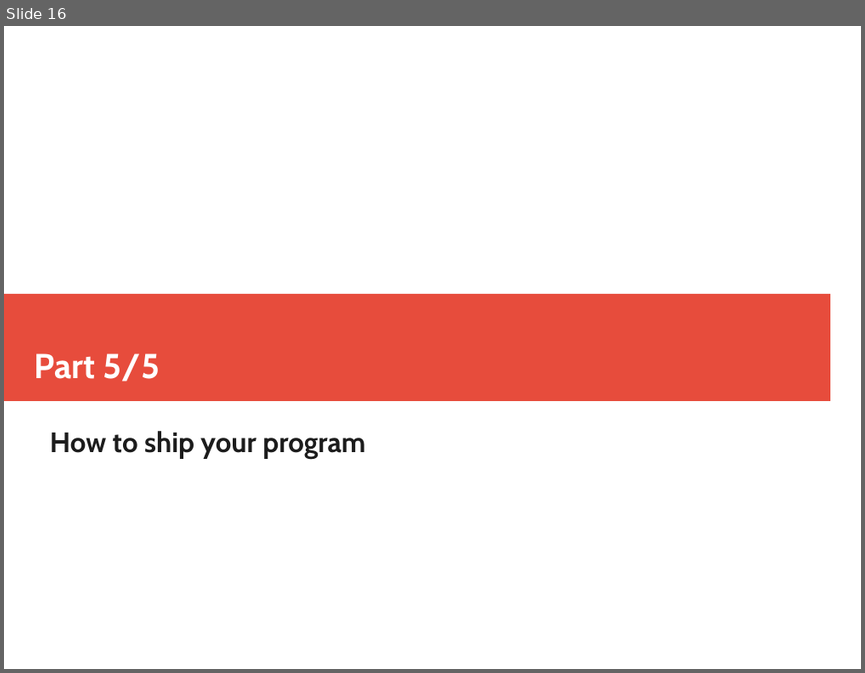
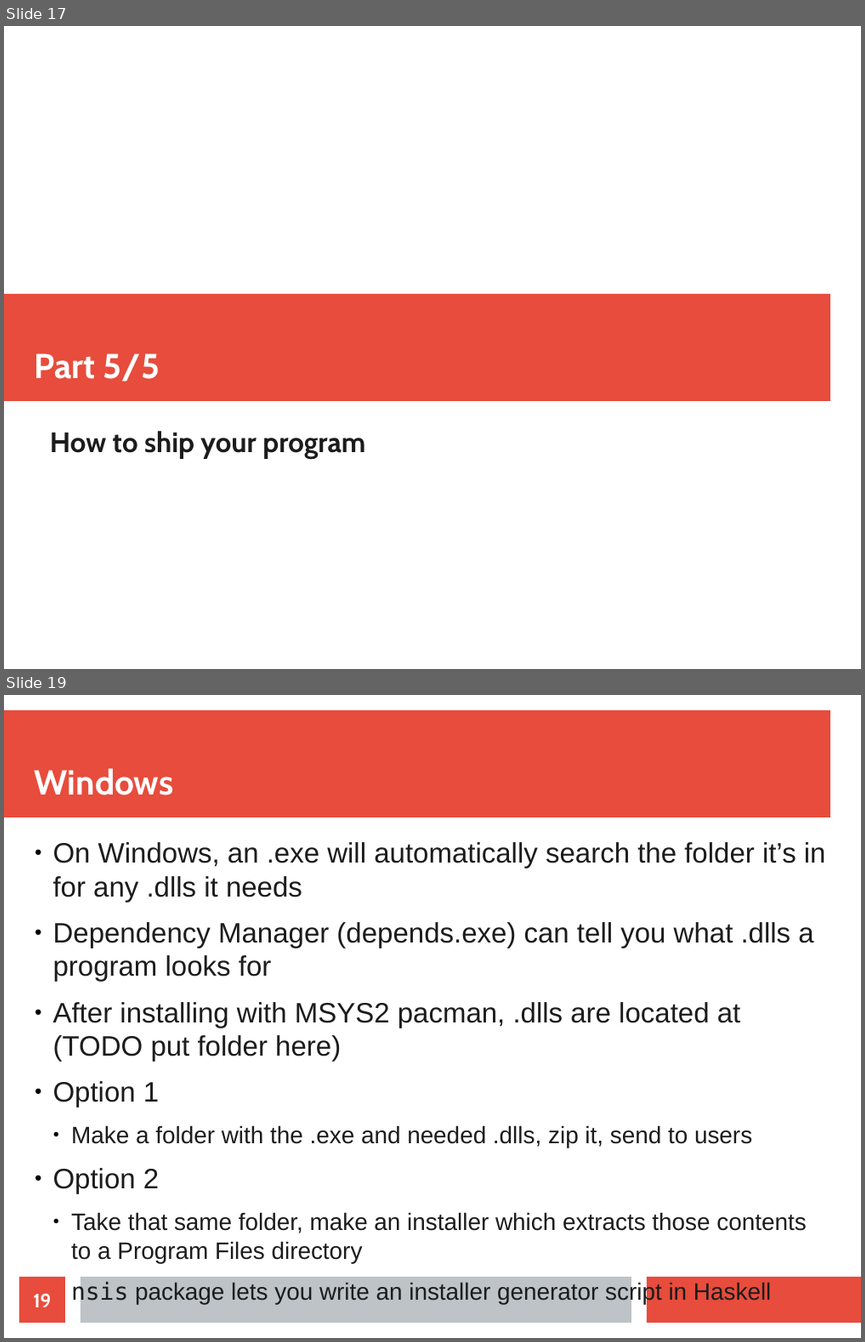
Before and after one commit to mtolly/haskell-c-talk, a slide deck: presentation.odp. Shown one above the other, each under a label of ours: slide 16 before the commit, slides 17 and 19 after it; the slides between them are not shown. The pictures are 865x673 and 865x1342 pixels, drawn with LibreOffice and Linux fonts; fonts in the diff are those of the drawing. Boxes give left, top, right and bottom in pixels: in the first picture for what was removed or moved away, otherwise in the second. Text is boxed around its words. In the diff, an @@ line names an element or a change of style, - is before the commit and + after.

```diff
--- a/presentation.odp
+++ b/presentation.odp
@@ slide 19 added at (x1=4, y1=695, x2=861, y2=1338), background #FFFFFF @@
@@ rectangle added at (x1=4, y1=710, x2=830, y2=818), fill #E74C3C @@
@@ title added at (x1=35, y1=768, x2=174, y2=795), 32 pt, text #FFFFFF, bold @@
+Windows
@@ text added at (x1=53, y1=842, x2=826, y2=1304), 26 pt, text #1C1C1C @@
+● On Windows, an .exe will automatically search the folder it’s in for any .dlls it needs
+● Dependency Manager (depends.exe) can tell you what .dlls a program looks for
+● After installing with MSYS2 pacman, .dlls are located at (TODO put folder here)
+● Option 1
+  ● Make a folder with the .exe and needed .dlls, zip it, send to users
+● Option 2
+  ● Take that same folder, make an installer which extracts those contents to a Program Files directory
+  ● nsis package lets you write an installer generator script in Haskell
@@ page number added at (x1=19, y1=1276, x2=65, y2=1322), fill #E74C3C, 18 pt, text #FFFFFF, bold @@
+19
@@ rectangle added at (x1=80, y1=1276, x2=631, y2=1322), fill #BDC3C7 @@
@@ rectangle added at (x1=647, y1=1276, x2=861, y2=1322), fill #E74C3C @@
@@ what was slide 16 is now slide 17 @@
```
Also in this commit, not shown: 1 slide changed, 4 other slides added.
